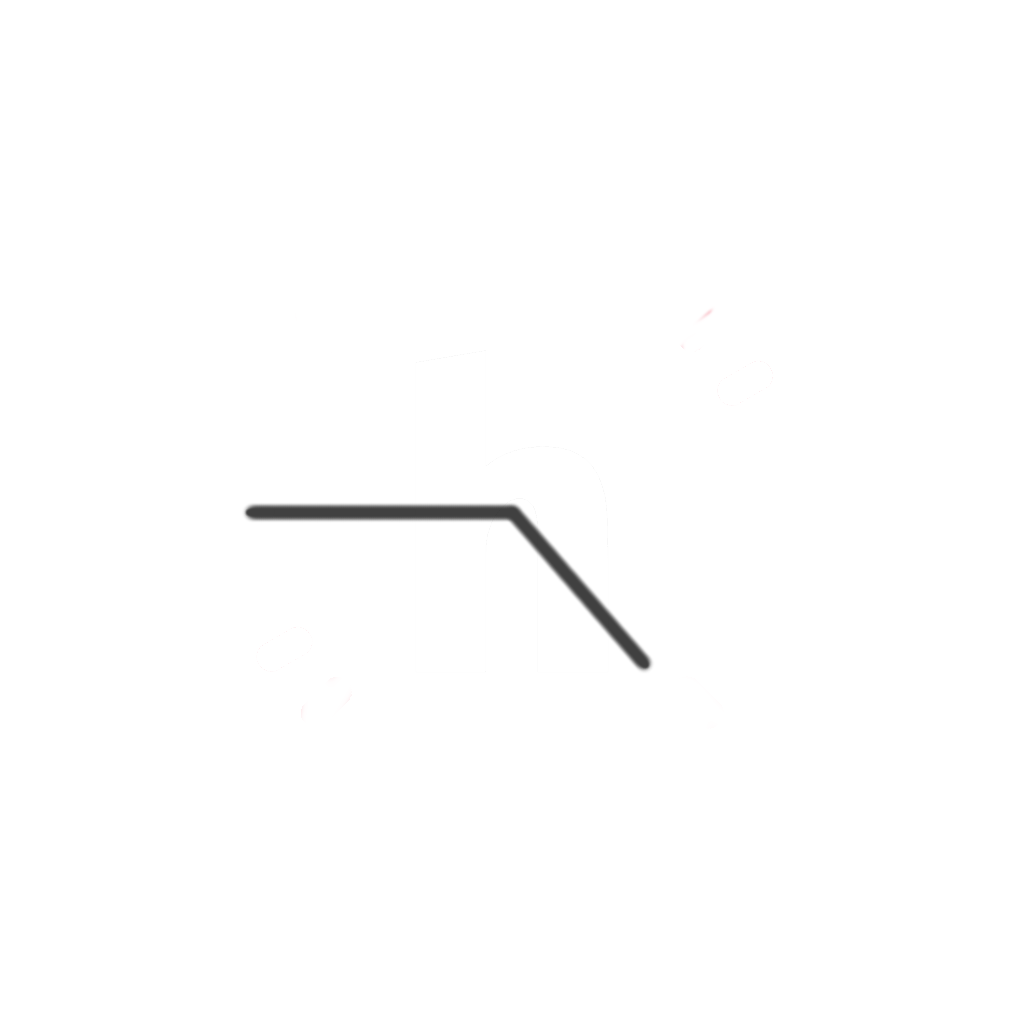
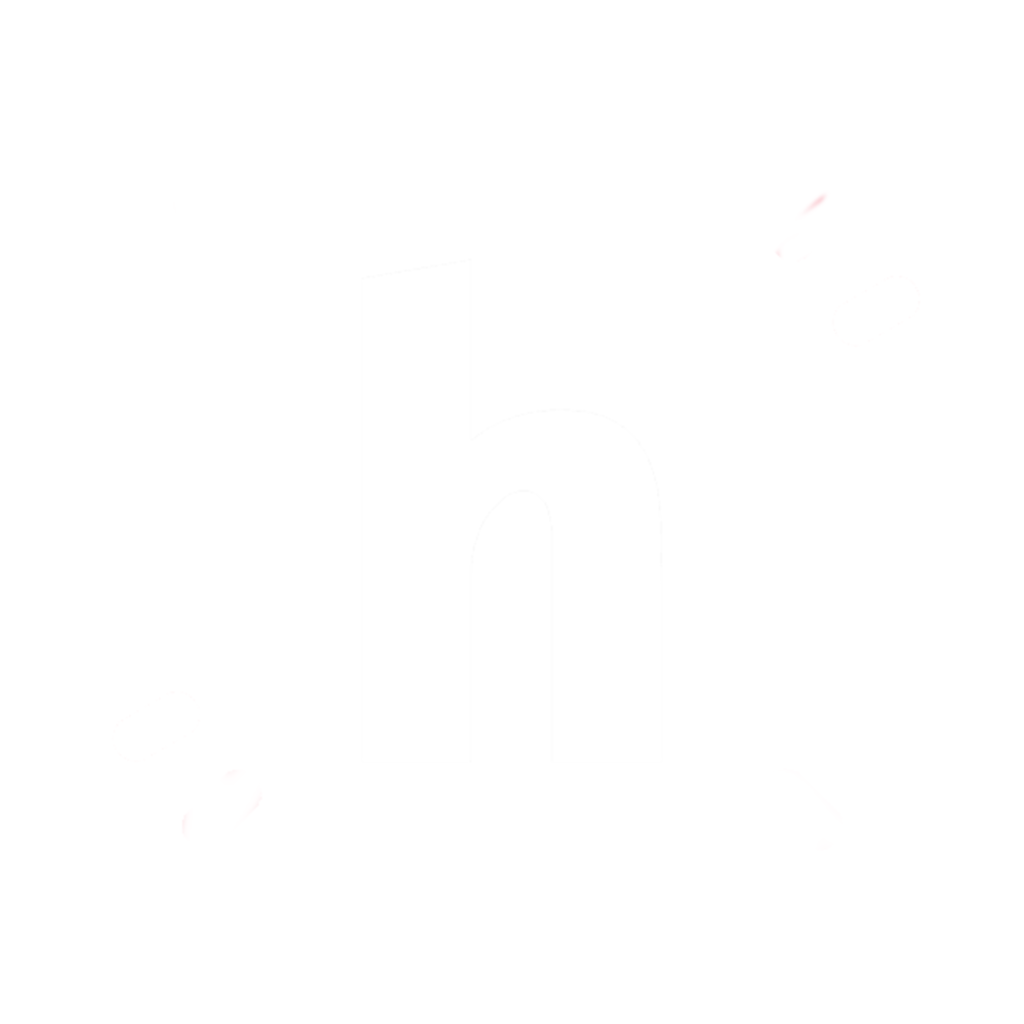
Layered file, before and after one edit (1024×1024). Changes by layer:
hid "Hands" over box(242, 502, 654, 673)
renamed "hc_icon_no_bg" to "Icon - Notif", painted on it over box(114, 192, 920, 849)
renamed "Clock" to "Icon", hid it, painted on it over box(225, 247, 807, 806)
